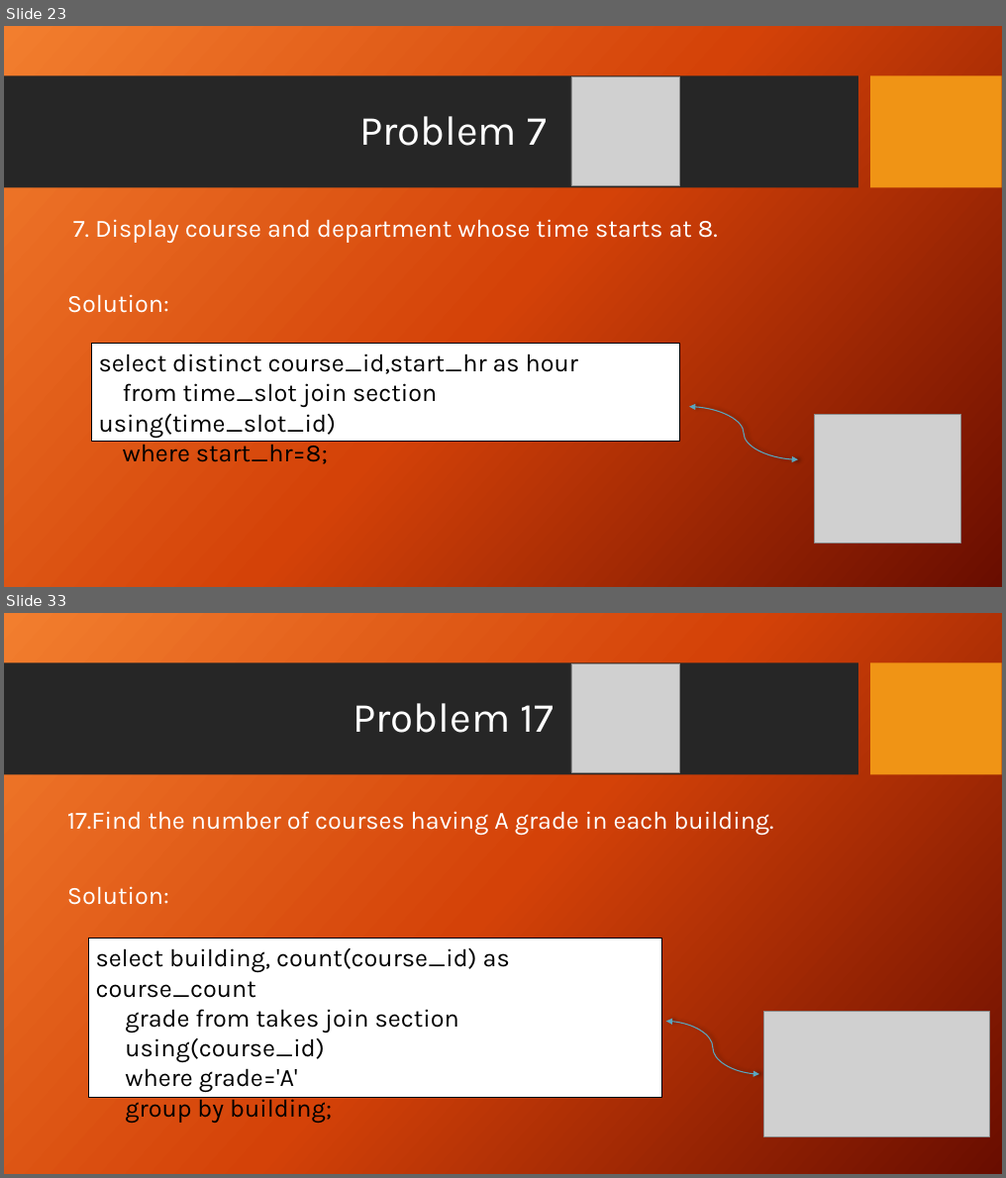
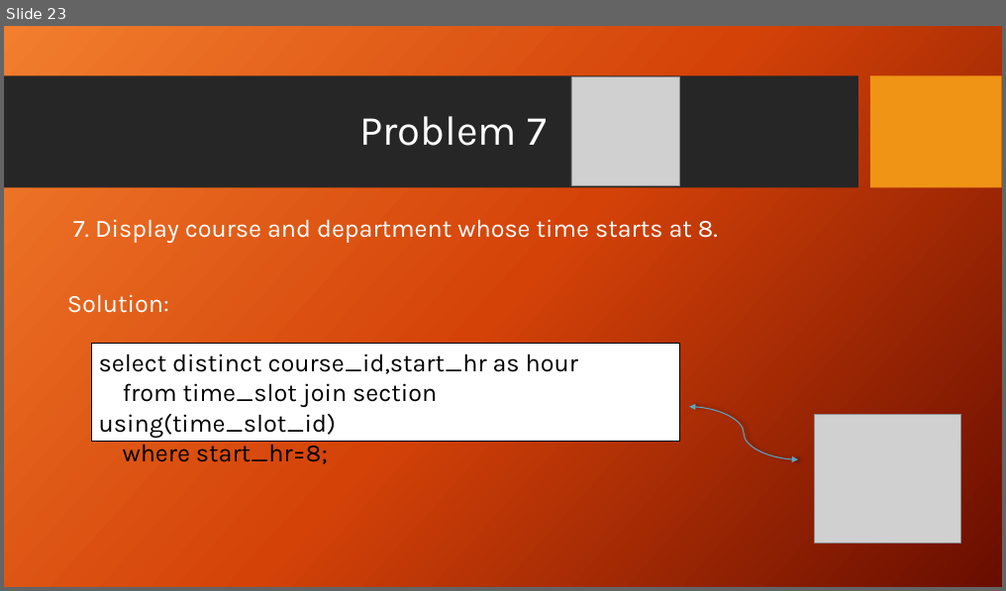
Before and after one commit to Antooo8/Antooo8, a slide deck: University Case study.pptx. Shown one above the other, each under a label of ours: slides 23 and 33 before the commit, slide 23 after it; the slides between them are not shown. The pictures are 1006x1178 and 1006x591 pixels, drawn with LibreOffice and Linux fonts; fonts in the diff are those of the drawing; grey boxes stand for pictures; background and template pictures are left out. Boxes give left, top, right and bottom in pixels: in the first picture for what was removed or moved away, otherwise in the second. Text is boxed around its words. In the diff, an @@ line names an element or a change of style, - is before the commit and + after.

```diff
--- a/University Case study.pptx
+++ b/University Case study.pptx
@@ slide 33 removed at (x1=4, y1=613, x2=1002, y2=1174), background picture (left out); not listed: 2 template elements that a slide beside it also shows @@
@@ picture removed at (x1=571, y1=663, x2=680, y2=772) @@
@@ title removed at (x1=352, y1=703, x2=553, y2=733) @@
-Problem 17
@@ text removed at (x1=67, y1=811, x2=774, y2=905) @@
-17.Find the number of courses having A grade in each building.
-Solution:
@@ rectangle removed at (x1=88, y1=939, x2=662, y2=1097) @@
-select building, count(course_id) as course_count
-grade from takes join section
-using(course_id)
-where grade='A'
-group by building;
@@ curved double arrow removed from (665, 1022) to (759, 1074) @@
@@ picture removed at (x1=764, y1=1012, x2=990, y2=1137) @@
```
Also in this commit, not shown: 1 slide changed, 23 other slides removed.
